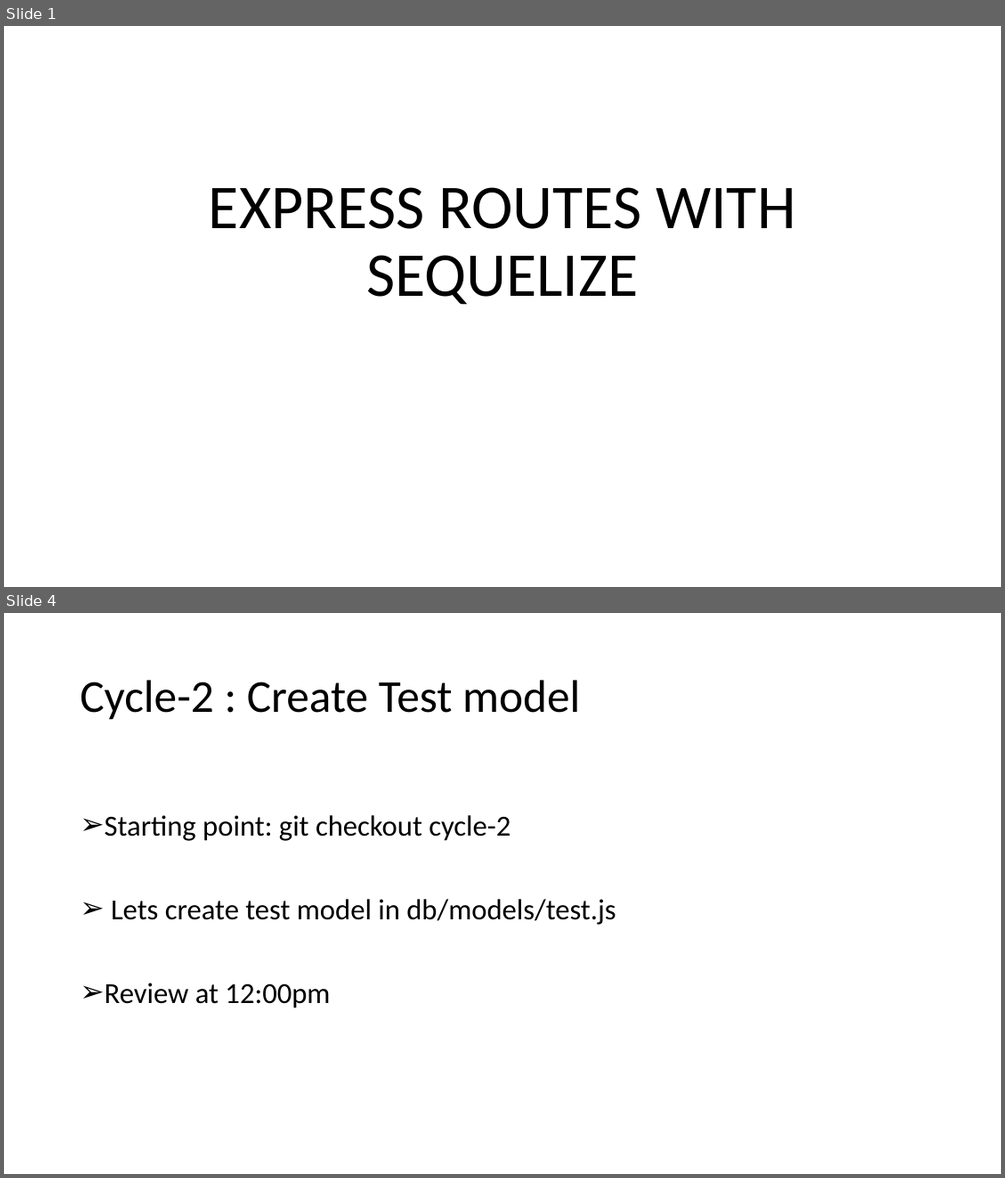
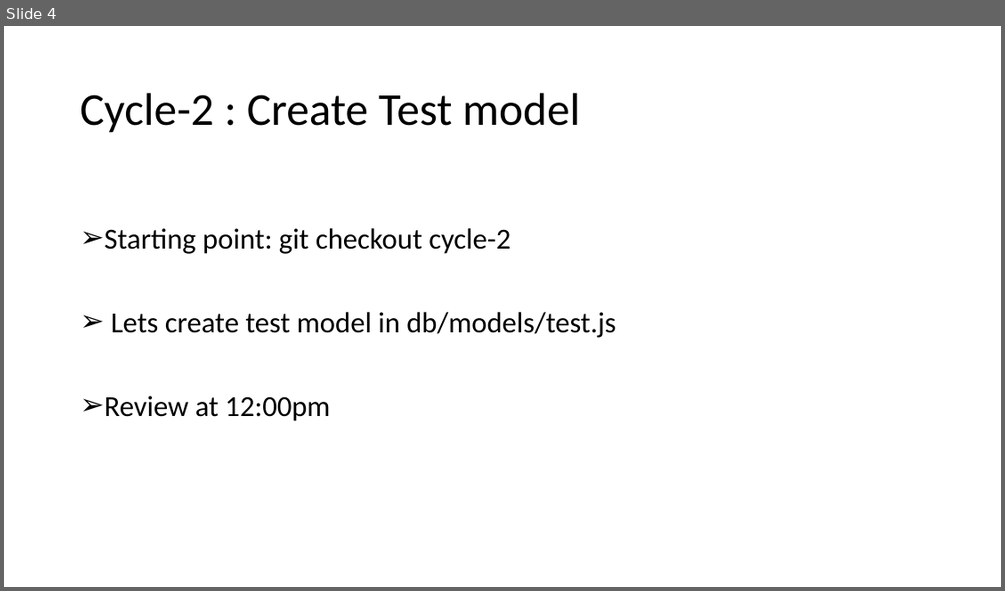
Before and after one commit to FullstackAcademy/Study-Saturday-React, a slide deck: Study Staurday - w3.pptx. Shown one above the other, each under a label of ours: slides 1 and 4 before the commit, slide 4 after it; the slides between them are not shown. The pictures are 1005x1178 and 1005x591 pixels, drawn with LibreOffice and Linux fonts; fonts in the diff are those of the drawing. Boxes give left, top, right and bottom in pixels: in the first picture for what was removed or moved away, otherwise in the second. Text is boxed around its words. In the diff, an @@ line names an element or a change of style, - is before the commit and + after.

```diff
--- a/Study Staurday - w3.pptx
+++ b/Study Staurday - w3.pptx
@@ slide 1 removed at (4, 26, 1001, 587), background #FFFFFF @@
@@ title removed at (209, 187, 796, 305) @@
-EXPRESS ROUTES WITH SEQUELIZE
```
Also in this commit, not shown: 2 slides changed, 1 slide added, 1 other slide removed.
